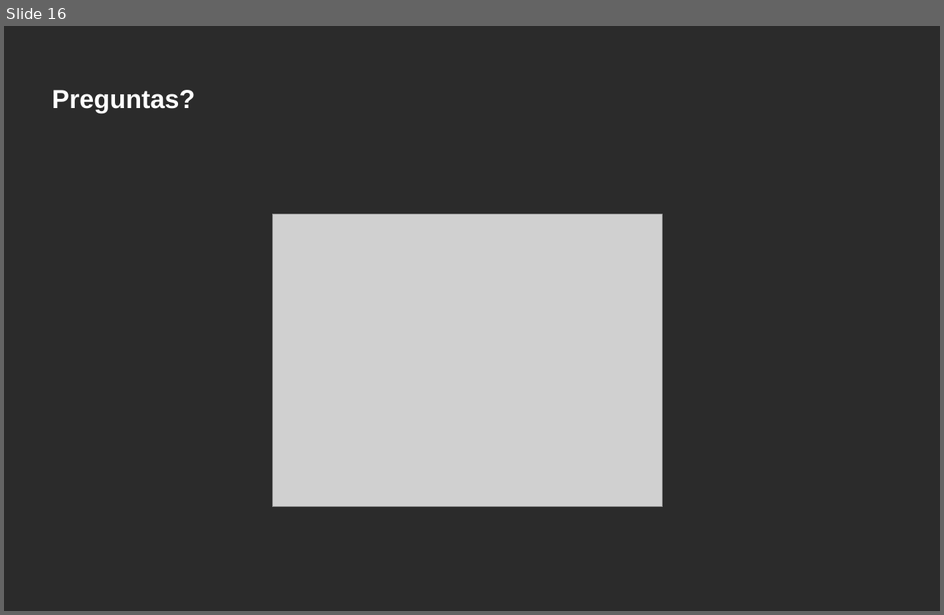
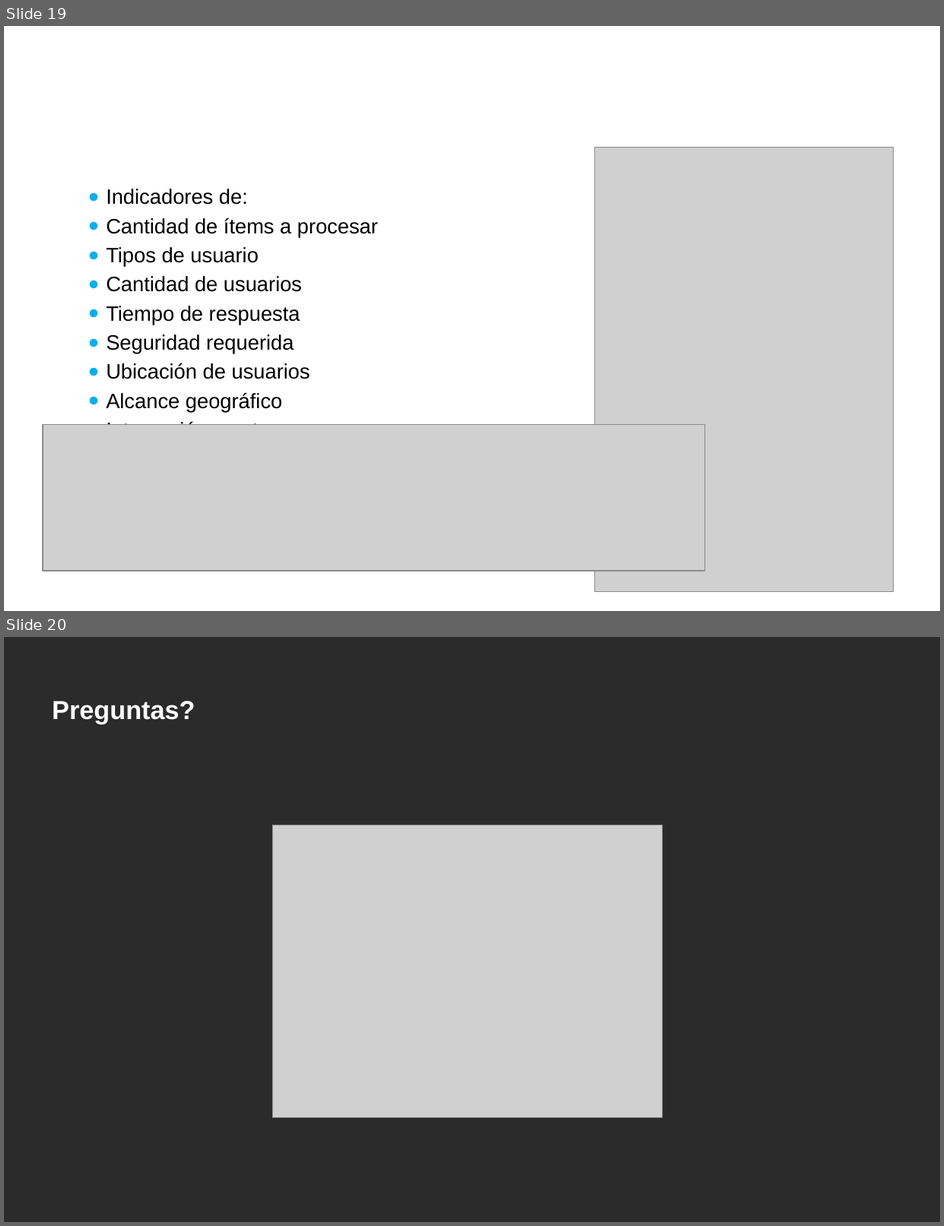
Before and after one commit to juanmcortezr/cosas, a slide deck: InsiDesarrolloSistemas2019.pptx. Shown one above the other, each under a label of ours: slide 16 before the commit, slides 19 and 20 after it. The pictures are 944x615 and 944x1226 pixels, drawn with LibreOffice and Linux fonts; fonts in the diff are those of the drawing; grey boxes stand for pictures; background and template pictures are left out; a plain dark background stands for a picture behind light text. Boxes give left, top, right and bottom in pixels: in the first picture for what was removed or moved away, otherwise in the second. Text is boxed around its words. In the diff, an @@ line names an element or a change of style, - is before the commit and + after.

```diff
--- a/InsiDesarrolloSistemas2019.pptx
+++ b/InsiDesarrolloSistemas2019.pptx
@@ slide 19 added at (4,26,940,611), background picture (left out) @@
@@ title added at (43,50,633,147), 20 pt, text #FFFFFF, bold @@
+Características del Proceso - ejemplo:
@@ picture added at (595,147,893,591) @@
@@ text added at (106,189,378,425), 16 pt, text #000000 @@
+  ● Indicadores de:
+  ● Cantidad de ítems a procesar
+  ● Tipos de usuario
+  ● Cantidad de usuarios
+  ● Tiempo de respuesta
+  ● Seguridad requerida
+  ● Ubicación de usuarios
+  ● Alcance geográfico
+  ● Interacción con terceros
@@ picture added at (43,425,705,571) @@
@@ what was slide 16 is now slide 20 @@
```
Also in this commit, not shown: 3 slides changed, 3 other slides added.
